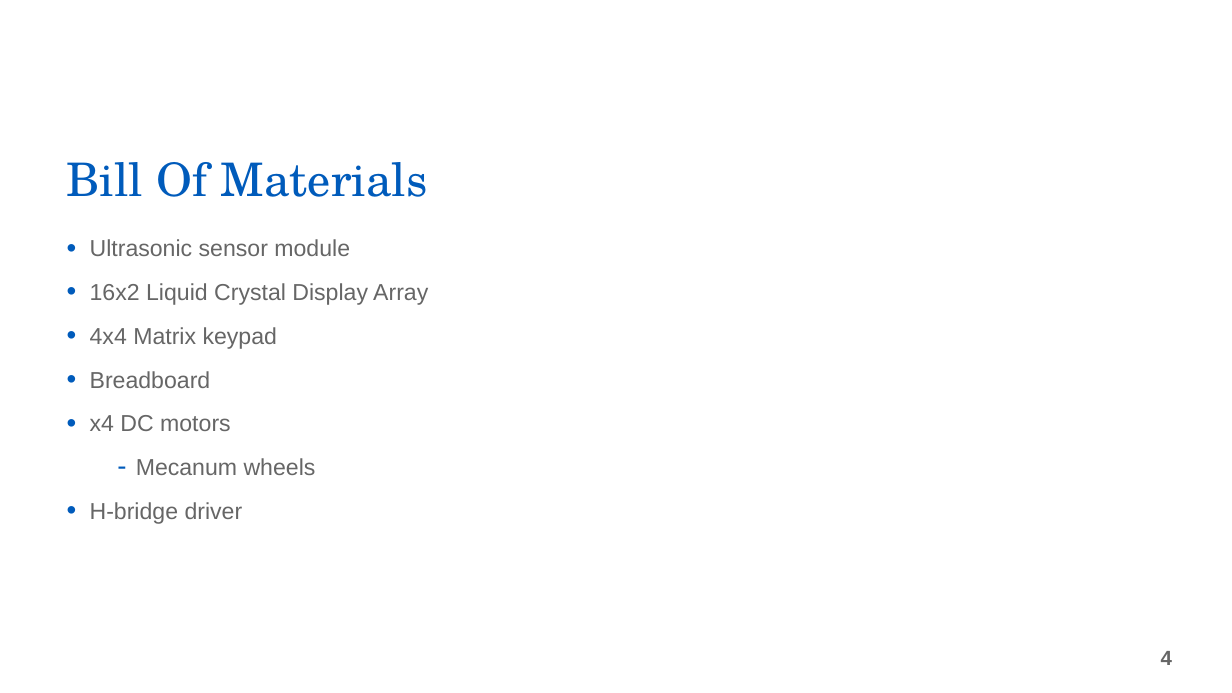
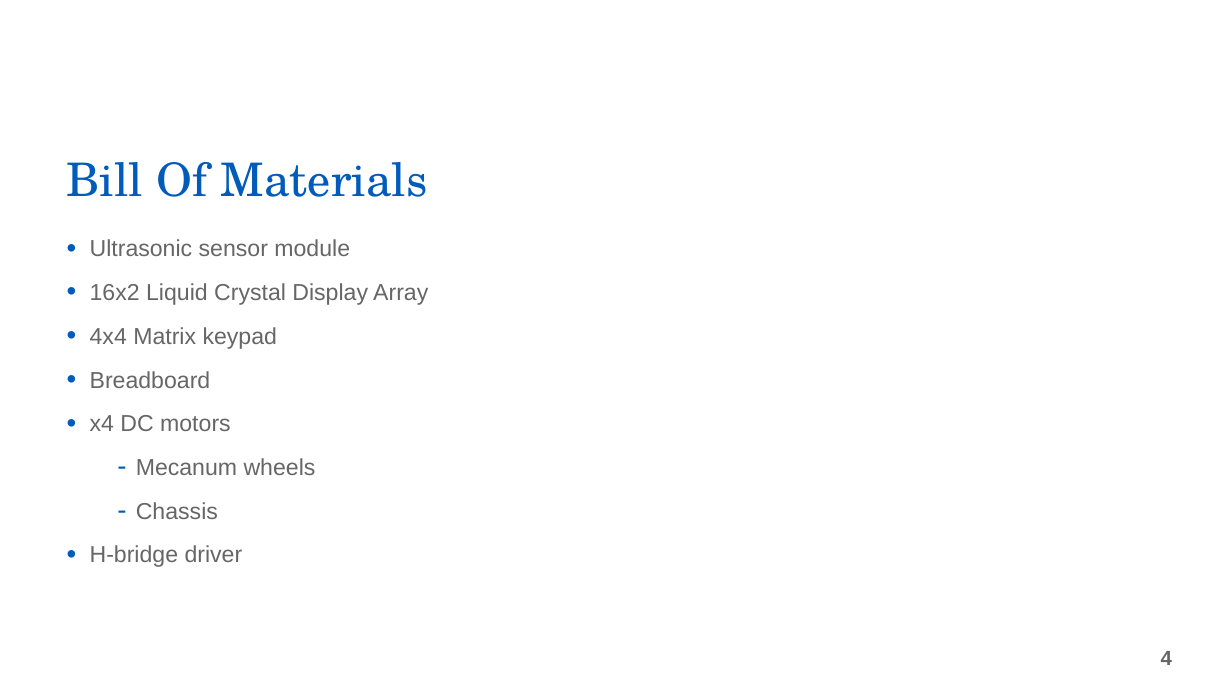
Before and after one commit to CPompey1/Xplore-Project, a slide deck: slide 4 of docs/Xplore Overview Presentation.pptx. Drawn at 1232x693 pixels with LibreOffice and Linux fonts; fonts in the diff are those of the drawing; background and template pictures are left out. Boxes give left, top, right and bottom in pixels: in the first picture for what was removed or moved away, otherwise in the second. Text is boxed around its words. In the diff, an @@ line names an element or a change of style, - is before the commit and + after.

```diff
--- a/docs/Xplore Overview Presentation.pptx
+++ b/docs/Xplore Overview Presentation.pptx
@@ text at [136, 502, 218, 519]: paragraph added @@
+  – Chassis
```
Also in this commit, not shown: 4 other slides changed, 1 slide added, 1 slide removed.
